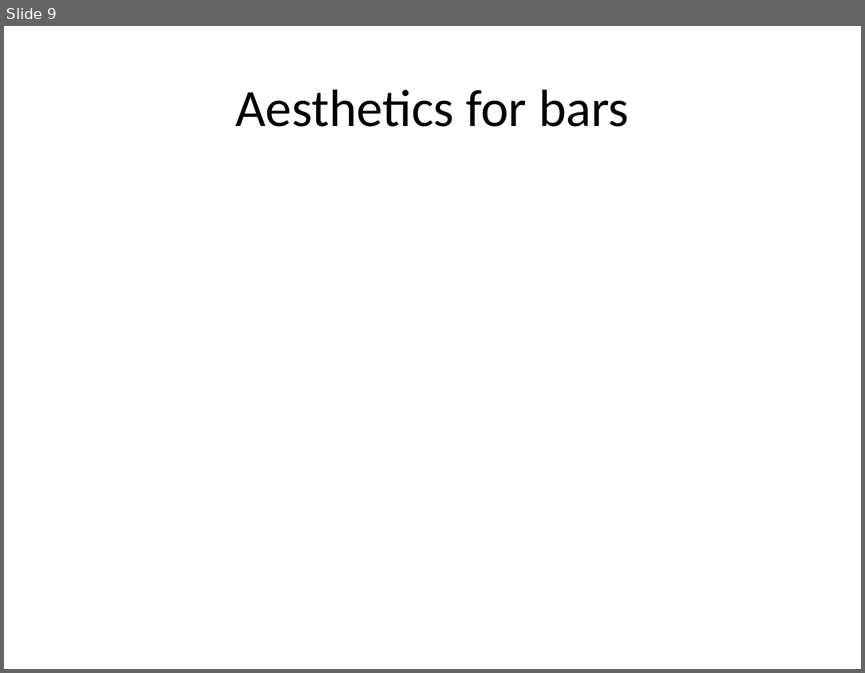
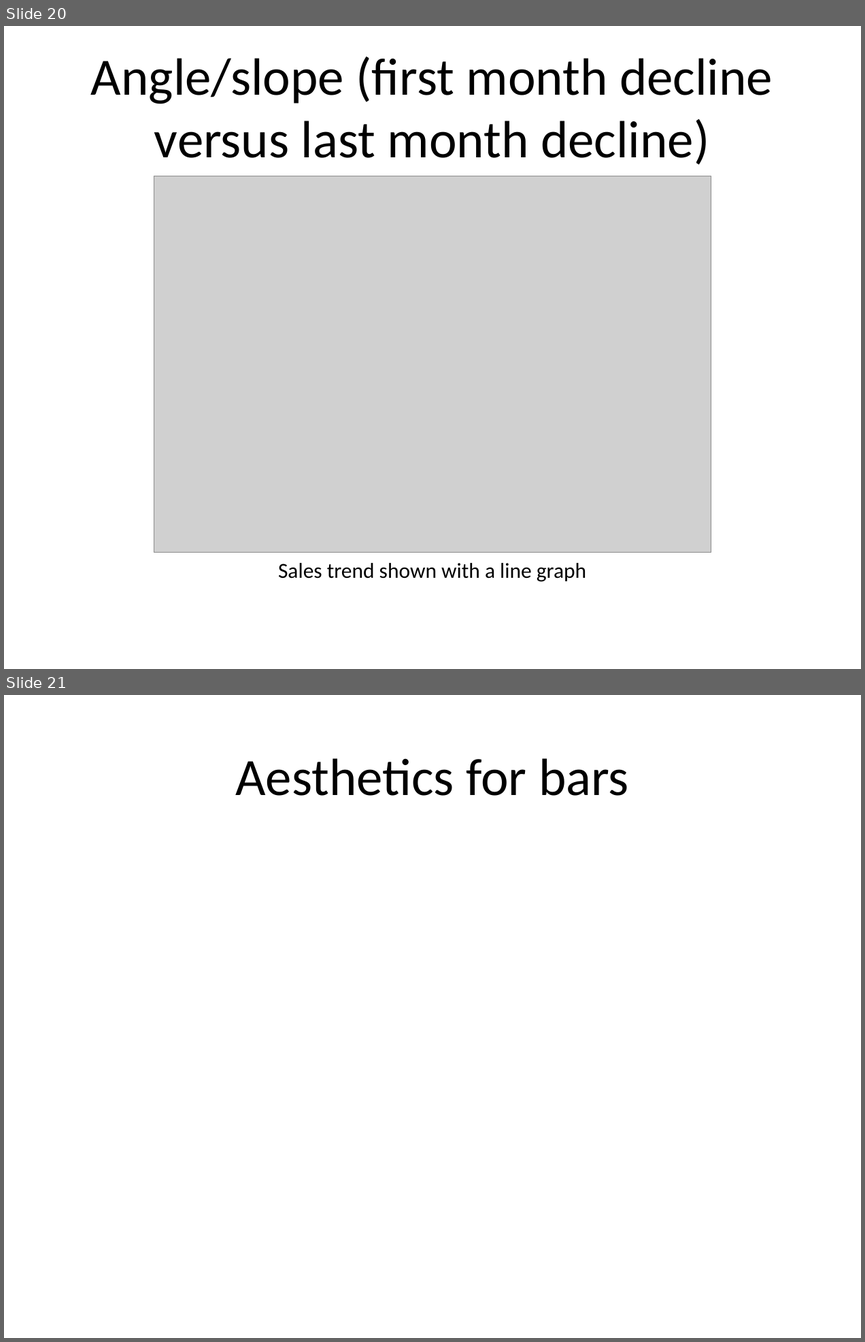
Before and after one commit to pmean/data-visualization, a slide deck: src/data-visualization-02-bars.pptx. Shown one above the other, each under a label of ours: slide 9 before the commit, slides 20 and 21 after it. The pictures are 865x673 and 865x1342 pixels, drawn with LibreOffice and Linux fonts; fonts in the diff are those of the drawing; grey boxes stand for pictures. Boxes give left, top, right and bottom in pixels: in the first picture for what was removed or moved away, otherwise in the second. Text is boxed around its words. In the diff, an @@ line names an element or a change of style, - is before the commit and + after.

```diff
--- a/src/data-visualization-02-bars.pptx
+++ b/src/data-visualization-02-bars.pptx
@@ slide 20 added at box(4, 26, 861, 669), background #FFFFFF @@
@@ title added at box(91, 57, 772, 165), 44 pt, text #000000 @@
+Angle/slope (first month decline versus last month decline)
@@ picture added at box(154, 176, 711, 552) @@
@@ text added at box(278, 563, 586, 582), 18 pt, text #000000 @@
+Sales trend shown with a line graph
@@ what was slide 9 is now slide 21 @@
```
Also in this commit, not shown: 2 slides changed, 12 other slides added, 1 slide removed, 10 other files.
